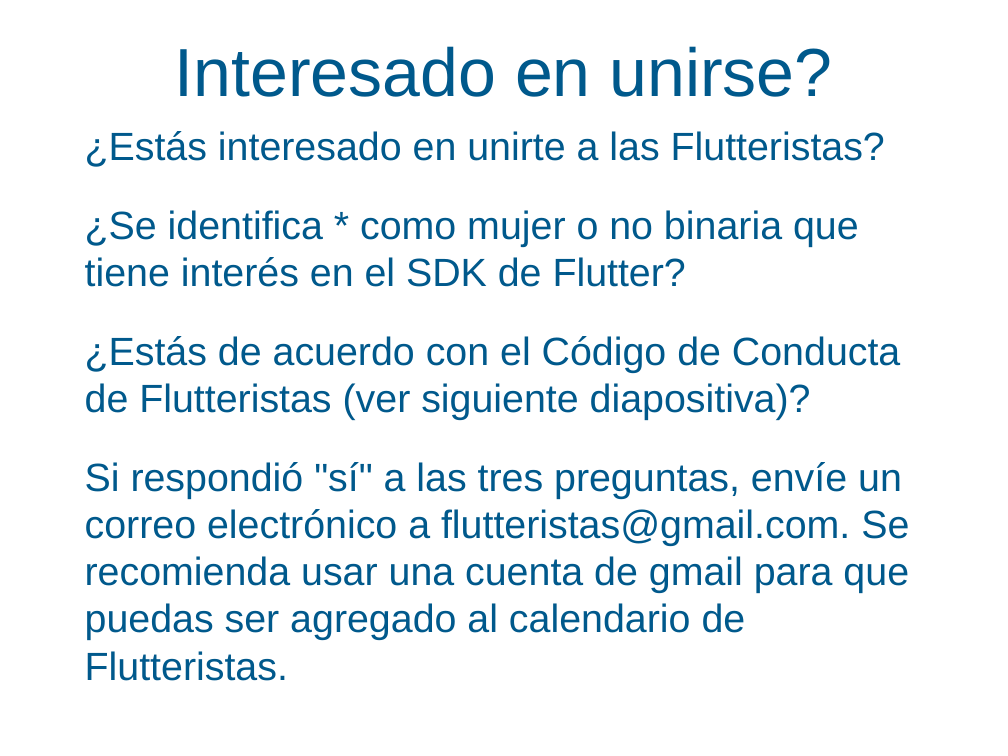
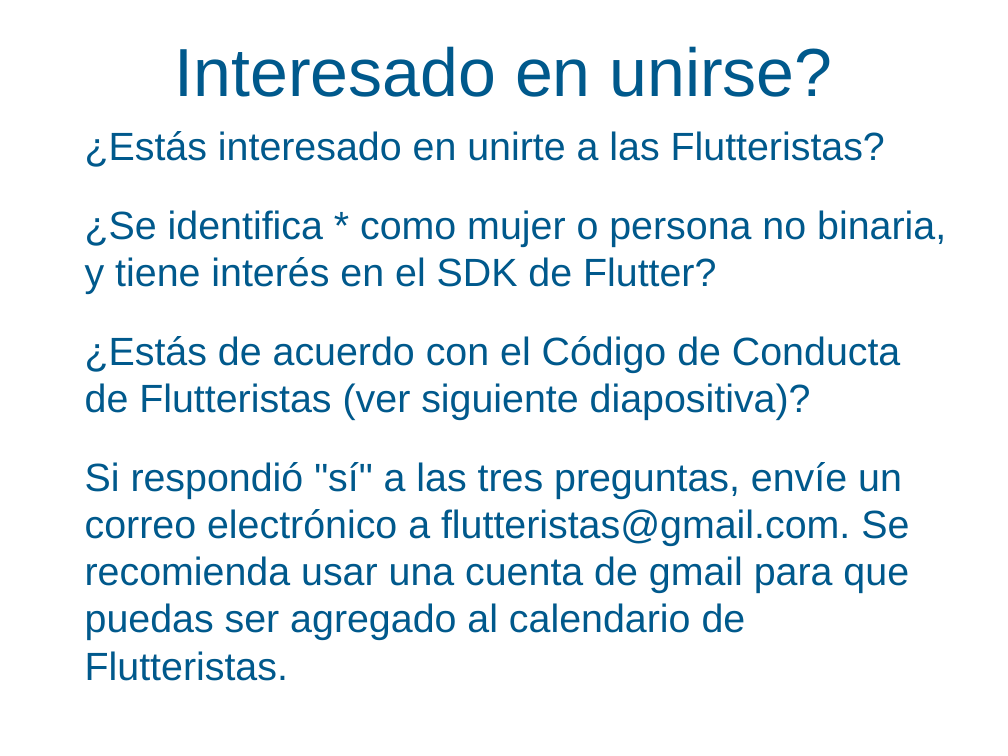
Before and after one commit to TheFlutteristas/presentations, a slide deck: slide 9 of Introduction_to_Flutteristas.pptx. Drawn at 1008x756 pixels with LibreOffice and Linux fonts; fonts in the diff are those of the drawing. Boxes give left, top, right and bottom in pixels: in the first picture for what was removed or moved away, otherwise in the second. Text is boxed around its words. In the diff, an @@ line names an element or a change of style, - is before the commit and + after.

```diff
--- a/Introduction_to_Flutteristas.pptx
+++ b/Introduction_to_Flutteristas.pptx
@@ text at [85,210,946,294]: text changed @@
-• ¿Se identifica * como mujer o no binaria que tiene interés en el SDK de Flutter?
+• ¿Se identifica * como mujer o persona no binaria, y tiene interés en el SDK de Flutter?
```
Also in this commit, not shown: 5 other slides changed, 1 other file.
